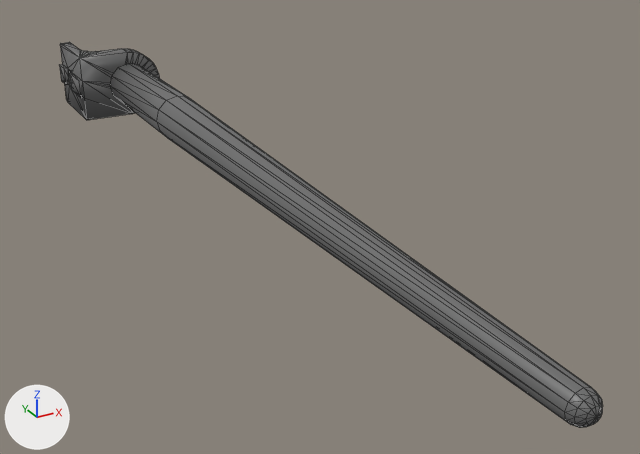
The OBJ model phoebe_mujoco_config/description/assets/full/wifi_antenna.obj, before and after one commit.
The view is the same before and after, from a 50 mm camera at (-0.081, -0.274, 0.072) aimed at (0.012, -0.104, -0.013). The axes (+X, +Y, +Z) are drawn at lower left. The lights are the same throughout. The first picture is the older version. Mesh edges are drawn as thin lines. Where no turn or scale is listed for an object, it has been applied to the vertices.

Names of what the first picture shows: 'wifi_antenna'.
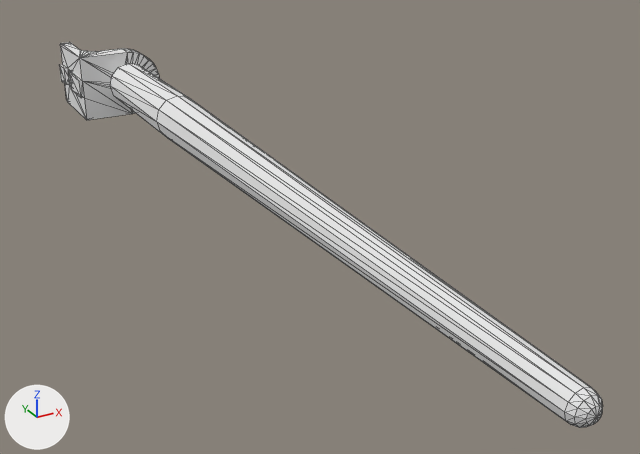
The change in detail:
Material 'mtl_wifi_antenna' (mat_mtl_wifi_antenna) is new.
Its base color is (0.8, 0.8, 0.8) (white #e7e7e7).
Its roughness is 1.0.
me_wifi_antenna has 230 vertices, 460 faces and spans x -0.016..0.01, y -0.204..0.025, z -0.01..0.01.
me_wifi_antenna is used by ob_wifi_antenna; location (0.0, 0.0, 0.0).
me_wifi_antenna no longer uses material mat_new_mat_color_015 (dark grey #6c6c6c).
me_wifi_antenna part 1: all faces are now shaded flat (460 of 460 changed).
me_wifi_antenna gains material mat_mtl_wifi_antenna (white #e7e7e7).

Location of each change, [x1, y1, x2, y2] in pixels of the pictures (640 x 454 px):
'wifi_antenna', recoloured, shading changed
    both: [60, 42, 603, 428]
